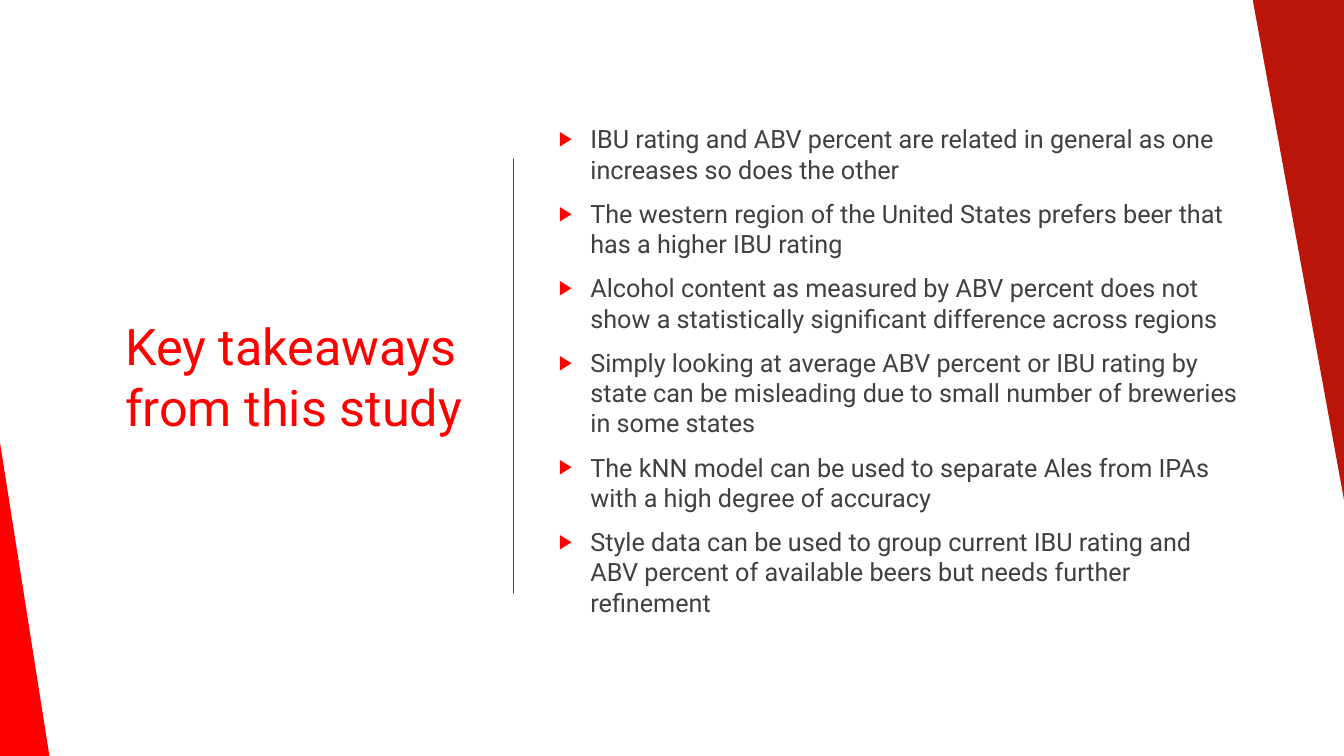
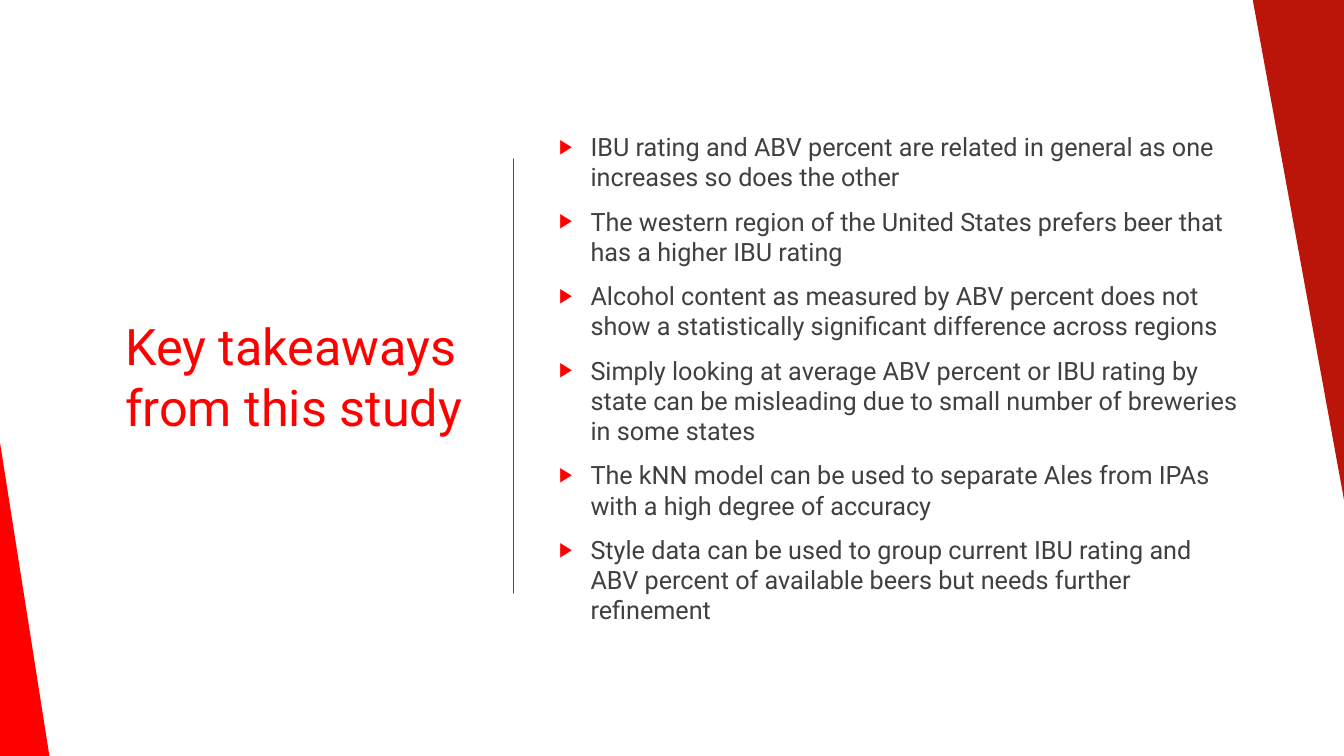
Before and after one commit to 7446Nguyen/6306_Project1, a slide deck: slide 14 of Budweiser C level presentation.pptx. Drawn at 1344x756 pixels with LibreOffice and Linux fonts; fonts in the diff are those of the drawing. Boxes give left, top, right and bottom in pixels: in the first picture for what was removed or moved away, otherwise in the second. Text is boxed around its words. In the diff, an @@ line names an element or a change of style, - is before the commit and + after.

```diff
--- a/Budweiser C level presentation.pptx
+++ b/Budweiser C level presentation.pptx
@@ text "IBU rating and ABV percent ...": place and size @@
-text "IBU rating and ABV percent ..." at (590, 129, 1237, 613)
+text "IBU rating and ABV percent ..." at (591, 137, 1237, 620)
```
Also in this commit, not shown: 3 other slides changed.
